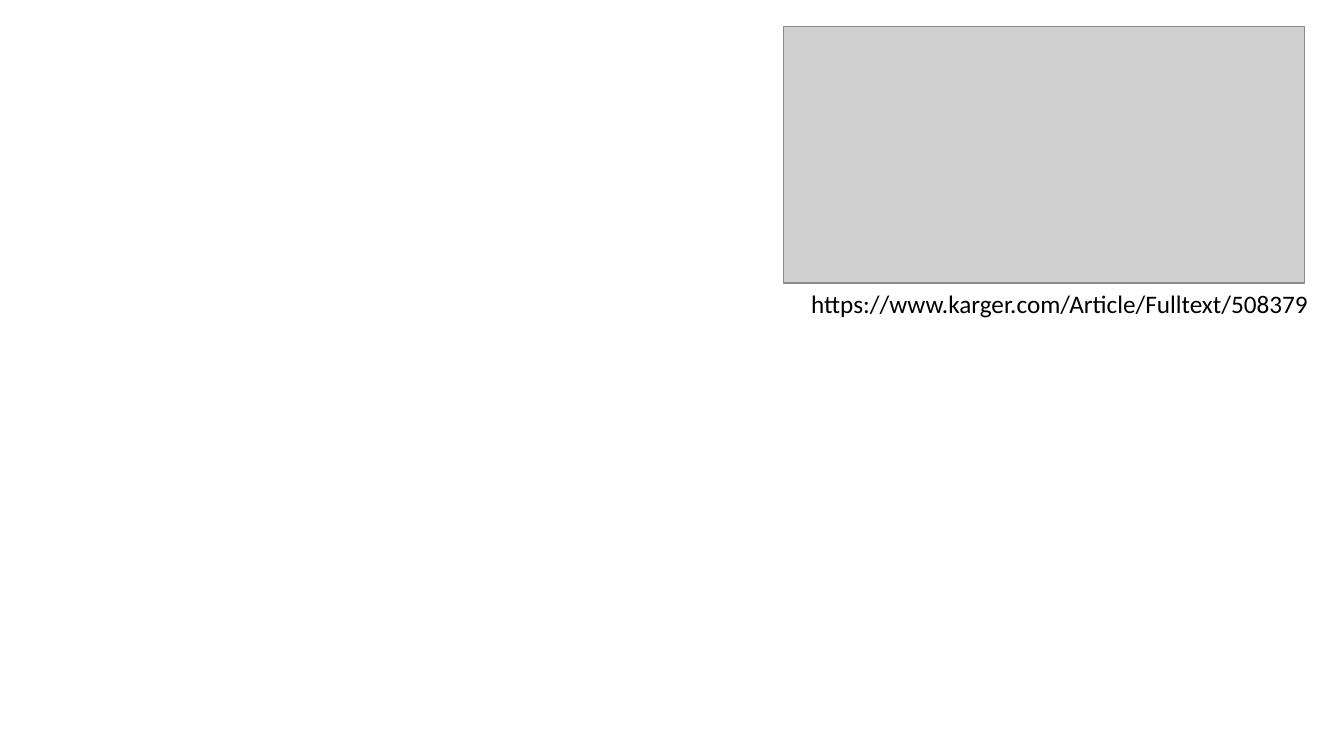
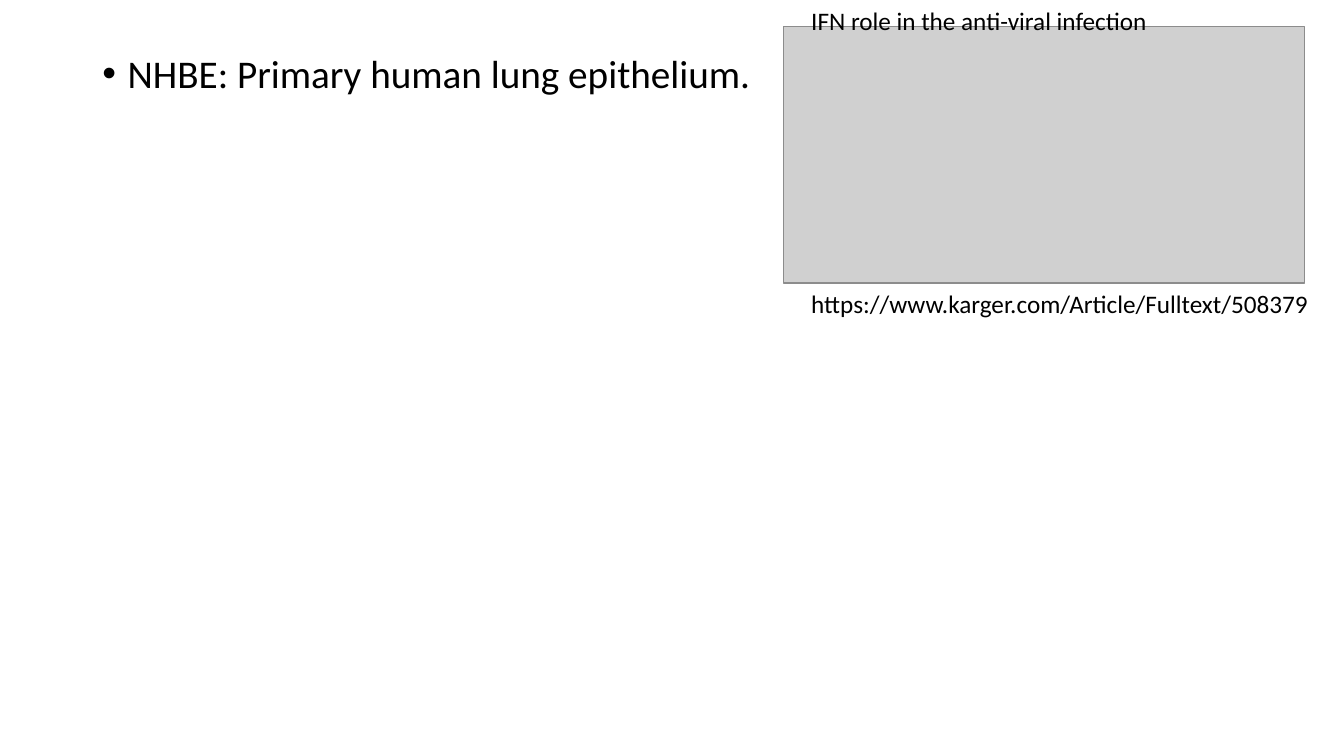
Before and after one commit to zongyue1010/pager-cov_application, a slide deck: slide 2 of Literature/COVID_slides.pptx. Drawn at 1344x756 pixels with LibreOffice and Linux fonts; fonts in the diff are those of the drawing; grey boxes stand for pictures. Boxes give left, top, right and bottom in pixels: in the first picture for what was removed or moved away, otherwise in the second. Text is boxed around its words. In the diff, an @@ line names an element or a change of style, - is before the commit and + after.

```diff
--- a/Literature/COVID_slides.pptx
+++ b/Literature/COVID_slides.pptx
@@ text added at [811,9,1147,30], 18 pt, text #000000 @@
+IFN role in the anti-viral infection
@@ text added at [128,60,750,95], 28 pt, text #000000 @@
+• NHBE: Primary human lung epithelium.
```
Also in this commit, not shown: 1 other slide changed, 40 other files.
